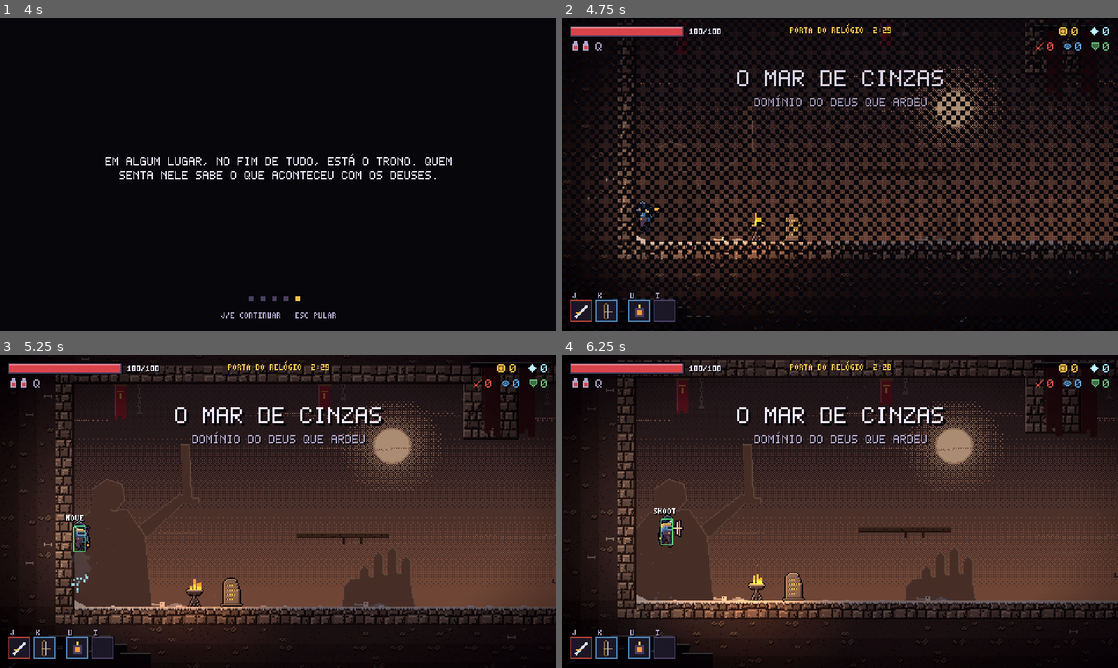
Above: before the commit, frames 1-4 (two rows, left to right).
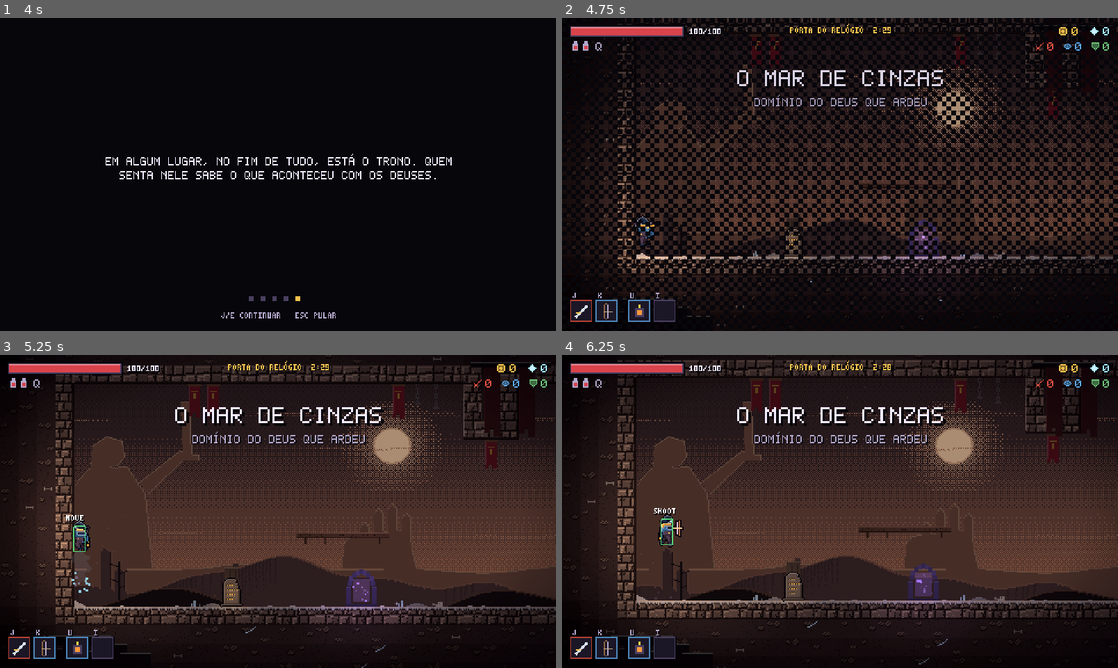
Above: after the commit, the same moments.

Repository: MrRobotS0/Roguevania
Game: Godot game, scene res://scenes/main.tscn
Two runs of this game, one before a commit and one after it. Both use one fixed random seed, a clock stepped at 60 frames per second and the inputs below.
Inputs (mouse positions are in pixels of both pictures, inside the frame that each line leads up to):
- Up to frame 1 (4 s): tap Enter (confirm) at 0.5, 1.55, 2.1 s; move the mouse to (400, 158) at 0.52 s; hold D (right) 0.53-1.28 s; click (400, 158) at 0.6 s; tap Space (jump) at 0.77, 1.07, 1.52, 1.82, 3.02, 3.32, 3.77 s; right-click (400, 158) at 0.8 s; move the mouse to (166, 190) at 1.27 s; hold S (down) 1.28-2.03 s; right-click (166, 190) at 1.35 s; move the mouse to (333, 105) at 2.02 s; hold D (right) 2.03-2.78 s; tap Q (heal) at 2.3, 2.85 s; tap F5 (reset) at 2.75 s; move the mouse to (250, 237) at 2.77 s; hold W (up) 2.78-3.53 s; click (250, 237) at 2.92 s; tap E (interact) at 3.05, 3.6 s; move the mouse to (444, 221) at 3.52 s; hold A (left) from 3.53 s (still down); tap Shift (roll) at 3.8 s
- Up to frame 2 (4.75 s): keep holding A (left); tap Space (jump) at 4.07, 4.52, 4.55 s; tap Escape (cancel) at 4.15 s; move the mouse to (673, 127) at 4.27 s; tap Shift (roll) at 4.35 s
- Up to frame 3 (5.25 s): tap Space (jump) at 4.82, 5.1 s; tap F1 (debug) at 4.9 s; move the mouse to (305, 511) at 5.02 s; release A (left) at 5.03 s; hold S (down) from 5.03 s (still down)
- Up to frame 4 (6.25 s): click (867, 511) at 5.3 s; tap M (map) at 5.65 s; move the mouse to (756, 433) at 5.77 s; release S (down) at 5.78 s; hold D (right) from 5.78 s (still down); click (756, 433) at 5.85 s; tap Space (jump) at 6.02 s; right-click (756, 433) at 6.05 s

Frame 1 is identical in both runs. In frame 2, 8.7% of the frame differs, in the area x 0-100%, y 0-100%; in frame 3, 19%, in the area x 1-100%, y 0-100%; in frame 4, 17%.

Commit message:
Fases em teia: o gerador conhece as ligações reais entre portas, segue para os 4 lados, desvios de várias salas e portais entre pontos distantes; Mar de Cinzas ganha salas verticais; saída e elite com mais portas; legenda colorida no mapa

Diff:
--- a/scripts/debug/bot.gd
+++ b/scripts/debug/bot.gd
@@ -2,7 +2,7 @@
 extends PlayerInput
 
 # Um jogador de mentira, para medir o jogo sem tela (tests/robo.tscn).
-# Joga como alguém razoável: anda pelo caminho do BotNav, pega item melhor,
+# Joga como alguém razoável: anda pelo caminho do JumpMap, pega item melhor,
 # usa altar e Vigia, luta com quem aparece na frente, rola quando vê o
 # aviso (nem sempre: `reflex` é a chance de reagir) e bebe frasco com a vida
 # baixa. Os menus quem responde é o robo.gd, que roda mesmo com o jogo
@@ -14,7 +14,7 @@
 
 var player: Player
 var level: Level
-var nav := BotNav.new()
+var nav := JumpMap.new()
 var reflex := 0.75
 var rng := RandomNumberGenerator.new()
 var stuck_events: Array = []     # [andar, célula] onde precisou ser empurrado
@@ -286,7 +286,7 @@
 func _follow(step: Array) -> void:
 	var cell: Vector2i = step[0]
 	var kind: String = step[1]
-	var at := BotNav.center_of(cell)
+	var at := JumpMap.center_of(cell)
 	var dx := at.x - player.global_position.x
 	var below := player.global_position.y - at.y     # > 0: o alvo está acima
 	match kind:
@@ -324,7 +324,7 @@
 	if _progress_clock > STUCK_SKIP and not _path.is_empty():
 		# preso: anota onde foi e empurra o herói para o próximo passo
 		stuck_events.append([level.kind, here, _path.slice(0, 3), player.global_position.round(), "%s estado %d %s" % [_goal.name if _goal else "", player.state, _why]])
-		player.global_position = BotNav.center_of(_path[0][0])
+		player.global_position = JumpMap.center_of(_path[0][0])
 		player.velocity = Vector2.ZERO
 		_progress_clock = 0.0
 		_best_left = 999999
--- a/scripts/ui/map_view.gd
+++ b/scripts/ui/map_view.gd
@@ -61,6 +61,8 @@
 			c = Palette.GOLD.lightened(0.3)
 		elif n is Altar or n is MutationAltar or n is RuneAltar:
 			c = Color("b8f06a")
+		elif n is Portal and n.found:
+			c = Portal.CORE
 		if c.a > 0.0:
 			var cell := (n as Node2D).global_position / Room.TILE
 			if level.seen(int(cell.x), int(cell.y) - 1):
@@ -69,4 +71,19 @@
 		draw_rect(Rect2(origin + me * scale - Vector2(2, 2), Vector2(4, 4)), Palette.HURT)
 	var title: String = Catalog.STAGE_NAMES.get(Run.stage_id, "") if level.kind != "passagem" else "A Passagem"
 	PixelFont.body_centered(self, String(title).to_upper(), Vector2(size.x * 0.5, 14), Palette.GOLD)
-	PixelFont.draw_centered(self, "VOCÊ   SAÍDA   VIGIA   BAÚ   ALTAR", Vector2(size.x * 0.5, size.y - 12), Palette.UI_DIM)
+	_legend(size)
+
+
+# Legenda com a cor de cada marca ao lado do nome.
+func _legend(size: Vector2) -> void:
+	var items := [["VOCÊ", Palette.HURT], ["SAÍDA", Palette.ESSENCE], ["PORTAL", Portal.CORE],
+		["VIGIA", Palette.GLASS], ["BAÚ", Palette.GOLD], ["ALTAR", Color("b8f06a")]]
+	var total := 0.0
+	for it in items:
+		total += PixelFont.width(it[0]) + 18.0
+	var x := roundf(size.x * 0.5 - total * 0.5)
+	var y := size.y - 14.0
+	for it in items:
+		draw_rect(Rect2(x, y + 1, 4, 4), it[1])
+		PixelFont.draw(self, it[0], Vector2(x + 7, y), Palette.UI_DIM)
+		x += PixelFont.width(it[0]) + 18.0
--- a/scripts/world/camera_rig.gd
+++ b/scripts/world/camera_rig.gd
@@ -21,6 +21,12 @@
 	reset_smoothing()
 
 
+func snap() -> void:
+	if is_instance_valid(target):
+		global_position = target.global_position + Vector2(0, HEIGHT)
+		reset_smoothing()
+
+
 func _physics_process(delta: float) -> void:
 	if not is_instance_valid(target):
 		return
--- a/scripts/debug/bot_nav.gd
+++ b/scripts/world/jump_map.gd
@@ -1,19 +1,19 @@
-class_name BotNav
+class_name JumpMap
 extends RefCounted
 
 # Mapa de onde o herói pode ficar em pé e como ir de um lugar ao outro, com
 # o mesmo alcance do verificador de salas (tools/validar_salas.py): anda,
 # cai, desce da plataforma, pula até 3 blocos e agarra a beirada no 4º.
-# Usado só pelo robô que joga sozinho.
+# O gerador usa para saber que portas de cada sala se ligam; o robô, para andar.
 
 const JUMP_UP := 3
 const LEDGE_UP := 4
 
-var room: Room
+var room          # Room ou RoomTemplate.Grid: precisa de cols, rows, cell() e is_solid()
 var _edges := {}      # Vector2i -> Array[[Vector2i, tipo]]
 
 
-func build(r: Room) -> void:
+func build(r) -> void:
 	room = r
 	_edges.clear()
 	for y in room.rows:
@@ -29,7 +29,7 @@
 func stand(x: int, y: int) -> bool:
 	if x < 0 or y < 1 or x >= room.cols or y >= room.rows - 1:
 		return false
-	var below := room.cell(x, y + 1)
+	var below: String = room.cell(x, y + 1)
 	return open_at(x, y) and open_at(x, y - 1) and (below == Room.SOLID or below == Room.CRACKED or below == Room.PLATFORM)
 
 
@@ -144,5 +144,26 @@
 	return out
 
 
+func fall_from(x: int, y: int) -> Variant:
+	return _fall(x, y)
+
+
+# Tudo que se alcança saindo de `starts`.
+func reach(starts: Array) -> Dictionary:
+	var seen := {}
+	var todo: Array = []
+	for s in starts:
+		if _edges.has(s) and not seen.has(s):
+			seen[s] = true
+			todo.append(s)
+	while not todo.is_empty():
+		var c: Vector2i = todo.pop_back()
+		for e: Array in _edges[c]:
+			if not seen.has(e[0]):
+				seen[e[0]] = true
+				todo.append(e[0])
+	return seen
+
+
 static func center_of(c: Vector2i) -> Vector2:
 	return Vector2((c.x + 0.5) * Room.TILE, (c.y + 1) * Room.TILE)
--- a/scripts/world/level.gd
+++ b/scripts/world/level.gd
@@ -98,6 +98,7 @@
 
 	for m in room.markers:
 		_spawn_marker(m)
+	_name_portals()
 	for spot in room.brazier_spots:
 		var fire := Brazier.new()
 		fire.position = spot
@@ -185,10 +186,40 @@
 			door.limit = TIMED_LIMIT + 30.0 * tier
 			door.position = at
 			add_child(door)
+		"O":
+			_place(Portal.new(), at)
 		"U":
 			var altar := RuneAltar.new()
 			altar.rune = biome.rune if biome and biome.rune != "" else "asa"
 			_place(altar, at)
+
+
+# Nome de cada portal pelo lugar: o do começo, o da saída e os do caminho.
+func _name_portals() -> void:
+	var list: Array[Portal] = []
+	for n in get_children():
+		if n is Portal:
+			list.append(n)
+	if list.is_empty():
+		return
+	var exits := room.markers_of("X")
+	var goal: Vector2 = exits[0]["pos"] if not exits.is_empty() else room.size_px()
+	var first := list[0]
+	var last := list[0]
+	for p in list:
+		if p.position.distance_to(room.player_spawn) < first.position.distance_to(room.player_spawn):
+			first = p
+		if p.position.distance_to(goal) < last.position.distance_to(goal):
+			last = p
+	first.label = "O COMEÇO"
+	first.found = true
+	if last != first:
+		last.label = "PERTO DA SAÍDA"
+	var n := 0
+	for p in list:
+		if p.label == "":
+			n += 1
+			p.label = "PEDRA %s" % ["I", "II", "III", "IV", "V", "VI"][mini(n - 1, 5)]
 
 
 func _spawn_exit(at: Vector2) -> void:
--- a/scripts/world/level_gen.gd
+++ b/scripts/world/level_gen.gd
@@ -18,9 +18,19 @@
 	var t: RoomTemplate
 	var pos: Vector2i
 	var used := {}          # índice da porta -> true
+	var entry: Variant = "P"   # por onde o herói entra (porta) ou "P" no início
+	var exit := -1          # porta por onde o caminho principal segue (-1 = beco)
 
 	func rect() -> Rect2i:
 		return Rect2i(pos, Vector2i(t.width, t.height))
+
+	# Dá para ir da entrada até a porta `di` e voltar para seguir viagem?
+	func can_branch(di: int) -> bool:
+		if not t.connects(entry, di):
+			return false
+		if exit >= 0:
+			return t.connects(di, exit)
+		return entry is String or t.connects(di, entry)
 
 
 var rng := RandomNumberGenerator.new()
@@ -89,10 +99,36 @@
 		list[j] = tmp
 
 
+# Para onde o caminho principal tende a ir: mais para a direita, mas desce,
+# sobe e volta. Sorteado de novo a cada sala.
+const MAIN_SIDES := {"R": 3, "B": 3, "T": 3, "L": 1}
+const PORTALS := 4
+
+var portals: Array[Dictionary] = []   # {room: Placed, cell: Vector2i}
+
+
+func _main_sides() -> Array:
+	var bag := MAIN_SIDES.duplicate()
+	var out: Array = []
+	while not bag.is_empty():
+		var total := 0
+		for k in bag:
+			total += int(bag[k])
+		var roll := rng.randi_range(1, total)
+		for k: String in bag.keys():
+			roll -= int(bag[k])
+			if roll <= 0:
+				out.append(k)
+				bag.erase(k)
+				break
+	return out
+
+
 func _try_build(combat_rooms: int) -> bool:
 	placed.clear()
 	links.clear()
 	main_path.clear()
+	portals.clear()
 
 	var starts := _of_kind("inicio")
 	if starts.is_empty():
@@ -111,14 +147,16 @@
 
 	var current := first
 	for kind in plan:
-		var next := _attach(current, [kind] if kind != "corredor" else ["corredor", "combate"], ["R", "B"])
+		var kinds := [kind] if kind != "corredor" else ["corredor", "combate"]
+		var next := _attach(current, kinds, _main_sides(), ".", "saida" if kind == "saida" else "main")
 		if next == null:
 			return false
 		main_path.append(next)
 		current = next
 
-	# Desvios presos ao caminho principal (se couberem).
+	# Desvios: um ou dois cômodos de passagem antes do prêmio, para qualquer lado.
 	var hosts := main_path.slice(1, main_path.size() - 1)
+	var ends: Array[Placed] = []
 	for b in branches:
 		var kind: String = b if b is String else b[0]
 		var fill: String = "." if b is String else b[1]
@@ -126,17 +164,59 @@
 			continue
 		_shuffle(hosts)
 		for host: Placed in hosts:
-			if _attach(host, [kind], ["T", "B", "R", "L"], fill) != null:
+			var tip := _branch(host, kind, fill, rng.randi_range(0, 2))
+			if tip != null:
+				ends.append(tip)
 				break
 	_shuffle(hosts)
 	for host: Placed in hosts:
-		if _attach(host, ["tesouro"], ["T", "B", "L", "R"], "F") != null:
+		if _branch(host, "tesouro", "F", 0) != null:
 			break
+	_place_portals(ends)
 	return true
 
 
-# Tenta prender uma sala nova numa porta livre de `host`.
-func _attach(host: Placed, kinds: Array, side_pref: Array, fill := ".") -> Placed:
+func _branch(host: Placed, kind: String, fill: String, depth: int) -> Placed:
+	var sides := ["T", "B", "R", "L"]
+	var at := host
+	var first_fill := fill
+	var made: Array[Placed] = []
+	for i in depth:
+		_shuffle(sides)
+		var mid := _attach(at, ["corredor", "combate"], sides, first_fill, "dead_end")
+		if mid == null:
+			break
+		made.append(mid)
+		at = mid
+		first_fill = "."
+	_shuffle(sides)
+	var tip := _attach(at, [kind], sides, first_fill, "dead_end")
+	if tip == null and not made.is_empty():
+		return made[-1]
+	return tip
+
+
+# Portais: no começo, no meio do caminho e na ponta dos desvios. Com eles o
+# herói volta de um desvio comprido sem refazer o caminho todo.
+func _place_portals(ends: Array[Placed]) -> void:
+	var picks: Array[Placed] = [main_path[0], main_path[main_path.size() / 2], main_path[-1]]
+	_shuffle(ends)
+	for e in ends:
+		if picks.size() >= PORTALS + 1:
+			break
+		if not picks.has(e):
+			picks.append(e)
+	for p in picks:
+		var c: Variant = p.t.spot_from(p.entry)
+		if c != null:
+			portals.append({"room": p, "cell": c})
+
+
+# Prende uma sala nova numa porta livre de `host`.
+#   mode "main": no caminho principal (a sala nova precisa ter por onde seguir)
+#   mode "dead_end": desvio (precisa dar para voltar pela mesma porta)
+#   mode "saida": a última sala
+func _attach(host: Placed, kinds: Array, side_pref: Array, fill := ".", mode := "dead_end") -> Placed:
 	var options: Array[RoomTemplate] = []
 	for k: String in kinds:
 		options.append_array(_of_kind(k))
@@ -145,15 +225,20 @@
 	var door_order: Array[int] = []
 	for side: String in side_pref:
 		for i in host.t.doors.size():
-			if host.t.doors[i]["side"] == side and not host.used.has(i) and not door_order.has(i):
-				door_order.append(i)
+			if host.t.doors[i]["side"] != side or host.used.has(i) or door_order.has(i):
+				continue
+			if mode == "dead_end" and not host.can_branch(i):
+				continue
+			if mode != "dead_end" and not host.t.connects(host.entry, i):
+				continue
+			door_order.append(i)
 	for di in door_order:
 		var dh: Dictionary = host.t.doors[di]
 		var want: String = OPPOSITE[dh["side"]]
 		for t in _weighted_shuffle(options):
 			for dj in t.doors.size():
 				var dn: Dictionary = t.doors[dj]
-				if dn["side"] != want:
+				if dn["side"] != want or not _fits(t, dj, mode):
 					continue
 				var pos := _place_for(host, dh, t, dn)
 				var r := Rect2i(pos, Vector2i(t.width, t.height))
@@ -162,12 +247,29 @@
 				var p := Placed.new()
 				p.t = t
 				p.pos = pos
+				p.entry = dj
 				p.used[dj] = true
 				host.used[di] = true
+				if mode != "dead_end":
+					host.exit = di
 				placed.append(p)
 				links.append({"a": host, "da": dh, "b": p, "db": dn, "fill": fill})
 				return p
 	return null
+
+
+func _fits(t: RoomTemplate, dj: int, mode: String) -> bool:
+	match mode:
+		"main":
+			for k in t.doors.size():
+				if k != dj and t.connects(dj, k):
+					return true
+			return false
+		"dead_end":
+			return t.connects(dj, dj)
+		"saida":
+			return t.reaches_exit(dj)
+	return true
 
 
 func _place_for(host: Placed, dh: Dictionary, t: RoomTemplate, dn: Dictionary) -> Vector2i:
@@ -225,6 +327,11 @@
 				var gy := p.pos.y - bounds.position.y + c.y
 				rows[gy][gx] = fill
 
+	for portal in portals:
+		var p: Placed = portal["room"]
+		var c: Vector2i = portal["cell"]
+		rows[p.pos.y - bounds.position.y + c.y][p.pos.x - bounds.position.x + c.x] = "O"
+
 	var out := PackedStringArray()
 	for row: Array in rows:
 		out.append("".join(PackedStringArray(row)))
--- /dev/null
+++ b/scripts/world/portal.gd
@@ -0,0 +1,92 @@
+class_name Portal
+extends Interactable
+
+# Pedra de passagem: um arco de pedra com um redemoinho dentro. Leva para
+# qualquer outro portal que o herói já tenha visto neste andar, então dá para
+# entrar fundo num desvio e voltar sem refazer o caminho.
+
+const SEEN_RANGE := 120.0
+const CORE := Color("b48cff")
+
+var label := ""
+var found := false
+var _light: PointLight2D
+
+
+func _ready() -> void:
+	super._ready()
+	add_to_group("portals")
+	_light = Glow.attach(self, CORE, 70.0, 0.55, Vector2(0, -16))
+
+
+func _process(delta: float) -> void:
+	super._process(delta)
+	var p: Player = level.player if level and is_instance_valid(level.player) else null
+	if not found and p and p.global_position.distance_to(global_position) < SEEN_RANGE:
+		found = true
+	_light.energy = (0.55 if found else 0.25) + 0.12 * sin(_t * 3.0)
+
+
+func prompt() -> String:
+	return "PORTAL: " + label
+
+
+func detail() -> String:
+	return ""
+
+
+func destinations() -> Array[Portal]:
+	var out: Array[Portal] = []
+	for n in get_tree().get_nodes_in_group("portals"):
+		var other := n as Portal
+		if other != self and other.found:
+			out.append(other)
+	return out
+
+
+func interact(p: Player) -> void:
+	var list := destinations()
+	if list.is_empty():
+		Sfx.play("block", -8.0)
+		return
+	var options: Array[Dictionary] = []
+	for d in list:
+		options.append({"label": d.label, "detail": "", "color": CORE.lightened(0.3)})
+	options.append({"label": "FICAR", "detail": ""})
+	menu().open_choice("PORTAL", "", options, func(i: int) -> void:
+		if i < list.size():
+			travel(p, list[i]))
+
+
+func travel(p: Player, to: Portal) -> void:
+	Fx.burst(p.center(), CORE, 18, 140.0, 0.4, -40.0)
+	p.global_position = to.global_position
+	p.velocity = Vector2.ZERO
+	Fx.burst(p.center(), CORE, 22, 160.0, 0.5, -60.0)
+	Fx.add_shake(2.0)
+	Sfx.play("portal")
+	if level and level.camera:
+		level.camera.snap()
+
+
+func _draw() -> void:
+	var k := 1.0 if found else 0.45
+	# arco de pedra
+	for i in 11:
+		var a := lerpf(PI, TAU, i / 10.0)
+		var c := Vector2(cos(a) * 11.0, sin(a) * 15.0 - 15.0)
+		draw_rect(Rect2(c.round() - Vector2(2, 2), Vector2(4, 4)), Palette.STONE_TOP.darkened(0.15 * (i % 2)))
+	draw_rect(Rect2(-13, -16, 4, 16), Palette.STONE_TOP.darkened(0.2))
+	draw_rect(Rect2(9, -16, 4, 16), Palette.STONE_TOP.darkened(0.2))
+	draw_rect(Rect2(-14, -2, 28, 2), Palette.STONE_TOP.darkened(0.35))
+	# redemoinho
+	for i in 14:
+		var t := _t * (1.6 + i * 0.07) + i * 0.9
+		var r := 2.0 + (i % 5) * 1.6
+		var at := Vector2(cos(t) * r, sin(t) * r * 1.3 - 14.0)
+		var c := CORE.lerp(Palette.FLASH, float(i % 3) * 0.25)
+		c.a = k * (0.5 + 0.5 * sin(t * 2.0))
+		draw_rect(Rect2(at.round(), Vector2(1, 1) * (1 + i % 2)), c)
+	var core := CORE
+	core.a = 0.25 * k
+	draw_rect(Rect2(-7, -24, 14, 20), core)
--- a/scripts/world/room.gd
+++ b/scripts/world/room.gd
@@ -17,7 +17,7 @@
 const PLATFORM := "="
 const FAKE := "F"
 const CRACKED := "K"
-const MARKERS := "PeErBifLXVwgaMc$TU"
+const MARKERS := "PeErBifLXVwgaMc$TUO"
 const WORLD_LAYER := 1
 const PLATFORM_LAYER := 8
 const CHUNK := 16
--- a/scripts/world/room_template.gd
+++ b/scripts/world/room_template.gd
@@ -16,6 +16,30 @@
 var width := 0
 var height := 0
 var doors: Array[Dictionary] = []    # {side: "L"|"R"|"T"|"B", start: int, size: int}
+
+# Que portas se ligam de verdade, com o pulo do herói: "2>0" = quem entra
+# pela porta 2 consegue sair pela 0; "P>1" = do início até a porta 1.
+# Calculado uma vez por sala (é o mesmo modelo do tools/validar_salas.py).
+static var _links_cache := {}
+var _links := {}
+var _reach := {}                        # entrada -> células alcançáveis (lugar de portal)
+
+
+# A sala como grade para o JumpMap (porta conta como passagem livre).
+class Grid:
+	var cols := 0
+	var rows := 0
+	var g: PackedStringArray
+
+	func cell(x: int, y: int) -> String:
+		if x < 0 or y < 0 or x >= cols or y >= rows:
+			return Room.SOLID
+		var c := g[y][x]
+		return c if c == Room.SOLID or c == Room.PLATFORM or c == Room.CRACKED else "."
+
+	func is_solid(x: int, y: int) -> bool:
+		var c := cell(x, y)
+		return c == Room.SOLID or c == Room.CRACKED
 
 
 static func parse(text: String, file_name := "") -> RoomTemplate:
@@ -42,6 +66,111 @@
 	return t
 
 
+func links() -> Dictionary:
+	if not _links.is_empty():
+		return _links
+	var key := "
+".join(lines)
+	if _links_cache.has(key):
+		var cached: Array = _links_cache[key]
+		_links = cached[0]
+		_reach = cached[1]
+		return _links
+	var grid := Grid.new()
+	grid.cols = width
+	grid.rows = height
+	grid.g = lines
+	var map := JumpMap.new()
+	map.build(grid)
+	var froms := {}
+	for i in doors.size():
+		froms[str(i)] = _door_entry(map, doors[i])
+	for y in height:
+		var x := lines[y].find("P")
+		if x >= 0:
+			var f: Variant = map.fall_from(x, y)
+			froms["P"] = [f] if f != null else []
+	var goal := Vector2i(-99, -99)
+	for y in height:
+		var x := lines[y].find("X")
+		if x >= 0:
+			goal = Vector2i(x, y)
+	for from: String in froms:
+		var seen := map.reach(froms[from])
+		_reach[from] = seen.keys()
+		for j in doors.size():
+			_links["%s>%d" % [from, j]] = _door_exit_ok(doors[j], seen, map)
+		for c: Vector2i in seen:
+			if absi(c.x - goal.x) <= 1 and absi(c.y - goal.y) <= 1:
+				_links["%s>X" % from] = true
+	_links["_"] = true
+	_links_cache[key] = [_links, _reach]
+	return _links
+
+
+# Um lugar no chão, perto do meio da sala, que quem entrou por `from` alcança.
+func spot_from(from: Variant) -> Variant:
+	links()
+	var best: Variant = null
+	var best_d := 1 << 30
+	for c: Vector2i in _reach.get(str(from), []):
+		if lines[c.y][c.x] != "." or c.y < 2:
+			continue
+		var d := absi(c.x - width / 2) + absi(c.y - height / 2) * 2
+		if d < best_d:
+			best = c
+			best_d = d
+	return best
+
+
+func reaches_exit(from: Variant) -> bool:
+	return links().get("%s>X" % str(from), false)
+
+
+# Entrando por `from` (índice ou "P"), dá para sair pela porta `to`?
+func connects(from: Variant, to: int) -> bool:
+	return links().get("%s>%d" % [str(from), to], false)
+
+
+func _door_entry(map: JumpMap, d: Dictionary) -> Array:
+	var out: Array = []
+	var s: int = d["start"]
+	var e: int = s + int(d["size"]) - 1
+	match d["side"]:
+		"L", "R":
+			var f: Variant = map.fall_from(1 if d["side"] == "L" else width - 2, e)
+			if f != null:
+				out.append(f)
+		"T":
+			for x in range(s, e + 1):
+				var f: Variant = map.fall_from(x, 1)
+				if f != null:
+					out.append(f)
+		_:
+			for x in range(s - 2, e + 3):
+				if map.stand(x, height - 2):
+					out.append(Vector2i(x, height - 2))
+	return out
+
+
+func _door_exit_ok(d: Dictionary, seen: Dictionary, map: JumpMap) -> bool:
+	var s: int = d["start"]
+	var e: int = s + int(d["size"]) - 1
+	match d["side"]:
+		"L", "R":
+			var f: Variant = map.fall_from(1 if d["side"] == "L" else width - 2, e)
+			return f != null and seen.has(f)
+		"T":
+			for c: Vector2i in seen:
+				if c.y <= 2 and c.x >= s - 2 and c.x <= e + 2:
+					return true
+			return false
+	for c: Vector2i in seen:
+		if c.y == height - 2 and c.x >= s - 1 and c.x <= e + 1:
+			return true
+	return false
+
+
 func at(x: int, y: int) -> String:
 	return lines[y][x]
 
--- /dev/null
+++ b/tests/_sonda.gd
@@ -0,0 +1,20 @@
+extends Node
+
+func _ready() -> void:
+	Meta.use_path("user://sonda.save", true)
+	var t0 := Time.get_ticks_msec()
+	for bid in ["mar_de_cinzas", "saloes", "torre_babel", "observatorio"]:
+		for s in [11, 22]:
+			var b := Catalog.biome(bid)
+			var gen := LevelGen.new()
+			var lines := gen.generate(LevelGen.load_dir(b.rooms_dir), s * 7349, b.combat_rooms, [["cofre", "K"], "loja", "fragmento", "tesouro", "tesouro"])
+			var dirs := {}
+			for i in range(1, gen.main_path.size()):
+				var p: LevelGen.Placed = gen.main_path[i]
+				var side: String = p.t.doors[p.entry]["side"]
+				dirs[side] = int(dirs.get(side, 0)) + 1
+			print("%s %d: %d salas, caminho %d, entradas %s, portais %d" % [bid, s, gen.placed.size(), gen.main_path.size(), dirs, gen.portals.size()])
+			var f := FileAccess.open("user://fase_%s_%d.txt" % [bid, s], FileAccess.WRITE)
+			f.store_string("\n".join(lines))
+	print("ms ", Time.get_ticks_msec() - t0)
+	get_tree().quit()
--- /dev/null
+++ b/tests/_sonda.tscn
@@ -0,0 +1,6 @@
+[gd_scene format=3]
+
+[ext_resource type="Script" path="res://tests/_sonda.gd" id="1"]
+
+[node name="S" type="Node"]
+script = ExtResource("1")
Not shown, changed: content/biomes/carcosa/rooms/dom_fossos_6.txt
Not shown, changed: content/biomes/carcosa/rooms/dom_pilares_1.txt
Not shown, changed: content/biomes/carcosa/rooms/dom_pilares_5.txt
Not shown, changed: content/biomes/carcosa/rooms/dom_ruela_0.txt
Not shown, changed: content/biomes/carcosa/rooms/dom_ruela_4.txt
Not shown, changed: content/biomes/carcosa/rooms/dom_terracos_2.txt
Not shown, changed: content/biomes/carcosa/rooms/dom_vertical_3.txt
Not shown, changed: content/biomes/carcosa/rooms/elite_salao.txt
Not shown, changed: content/biomes/carcosa/rooms/saida_relogio.txt
Not shown, changed: content/biomes/forja_rubra/rooms/dom_fossos_0.txt
Not shown, changed: content/biomes/forja_rubra/rooms/dom_fossos_3.txt
Not shown, changed: content/biomes/forja_rubra/rooms/dom_fossos_5.txt
(and 55 more such lines)
